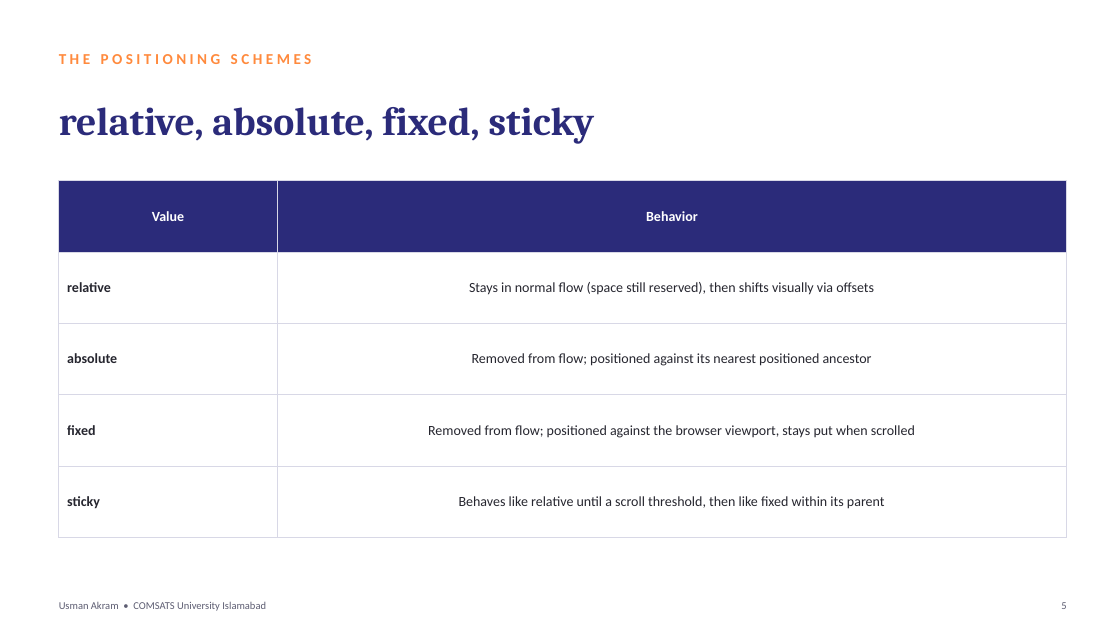
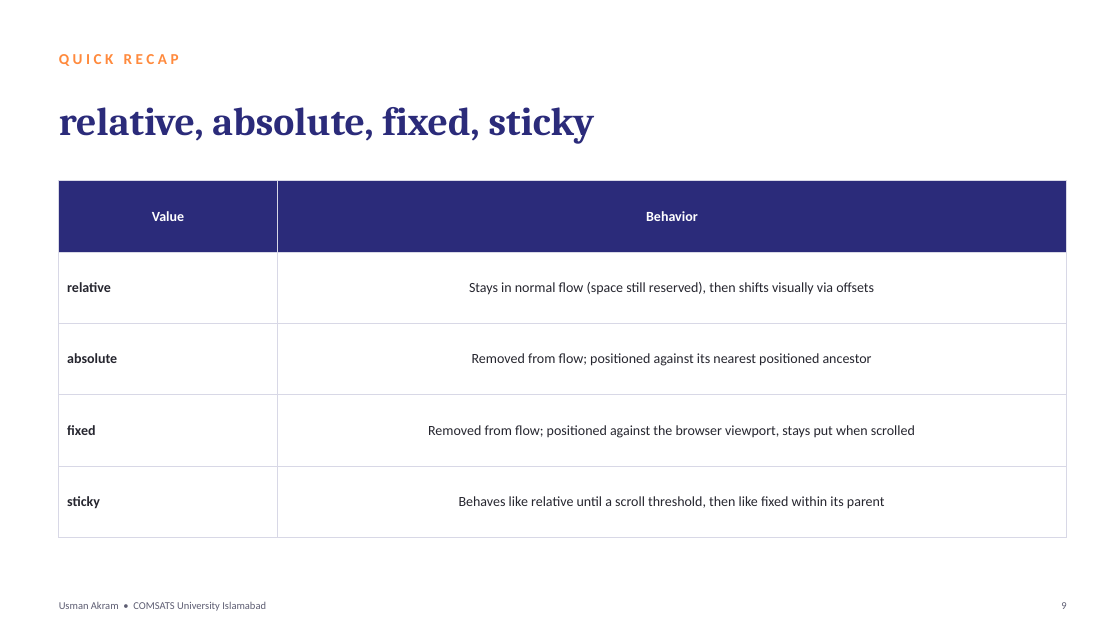
Before and after one commit to mua22/mern-web-book, a slide deck: slide 9 of slides/CSC336-Lecture-07-CSS-Positioning-and-Stacking.pptx (slide 5 before the commit). Drawn at 1120x630 pixels with LibreOffice and Linux fonts; fonts in the diff are those of the drawing. Boxes give left, top, right and bottom in pixels: in the first picture for what was removed or moved away, otherwise in the second. Text is boxed around its words. In the diff, an @@ line names an element or a change of style, - is before the commit and + after.

```diff
--- a/slides/CSC336-Lecture-07-CSS-Positioning-and-Stacking.pptx
+++ b/slides/CSC336-Lecture-07-CSS-Positioning-and-Stacking.pptx
@@ text at (59, 54, 179, 66): text changed @@
-THE POSITIONING SCHEMES
+QUICK RECAP
```
Also in this commit, not shown: 16 other slides changed, 9 slides added, 7 other files.
